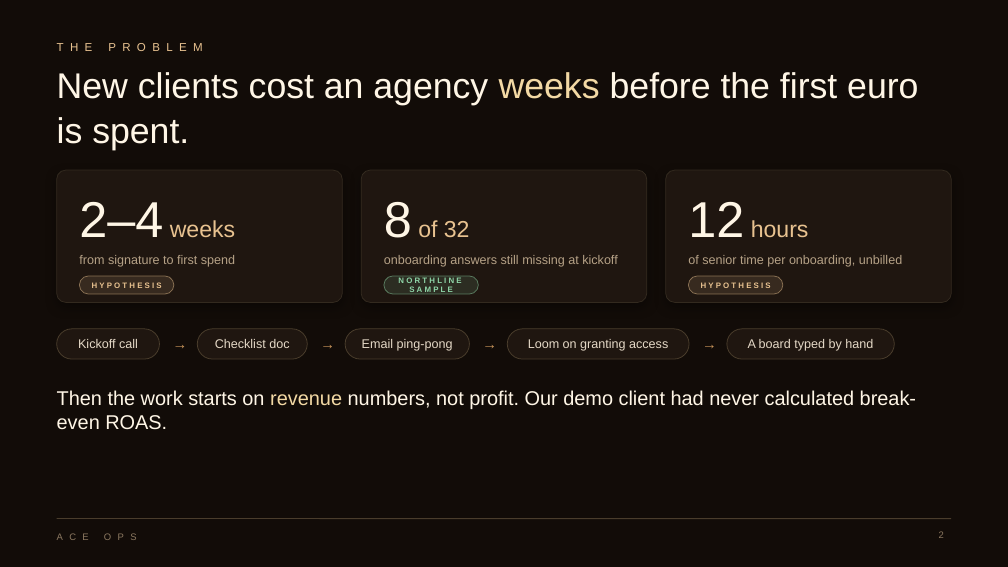
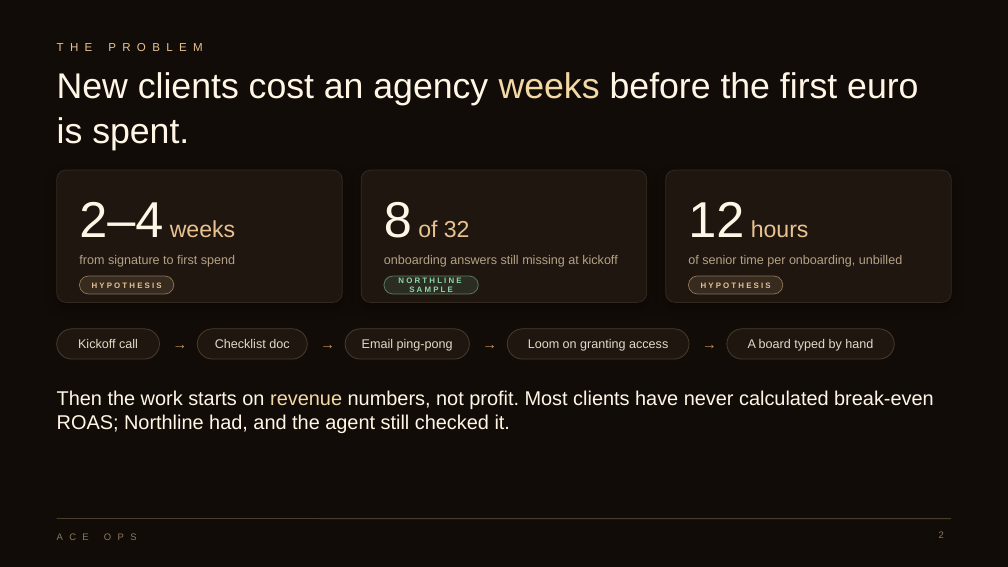
Before and after one commit to carljouffroy/aceops, a slide deck: slide 2 of docs/pitch/deck.pptx. Drawn at 1008x567 pixels with LibreOffice and Linux fonts; fonts in the diff are those of the drawing. Boxes give left, top, right and bottom in pixels: in the first picture for what was removed or moved away, otherwise in the second. Text is boxed around its words. In the diff, an @@ line names an element or a change of style, - is before the commit and + after.

```diff
--- a/docs/pitch/deck.pptx
+++ b/docs/pitch/deck.pptx
@@ text at bbox=[57, 390, 934, 433]: text changed @@
-Then the work starts on revenue numbers, not profit. Our demo client had never calculated break-even ROAS.
+Then the work starts on revenue numbers, not profit. Most clients have never calculated break-even ROAS; Northline had, and the agent still checked it.
```
Also in this commit, not shown: 5 other slides changed, 1 slide added.
